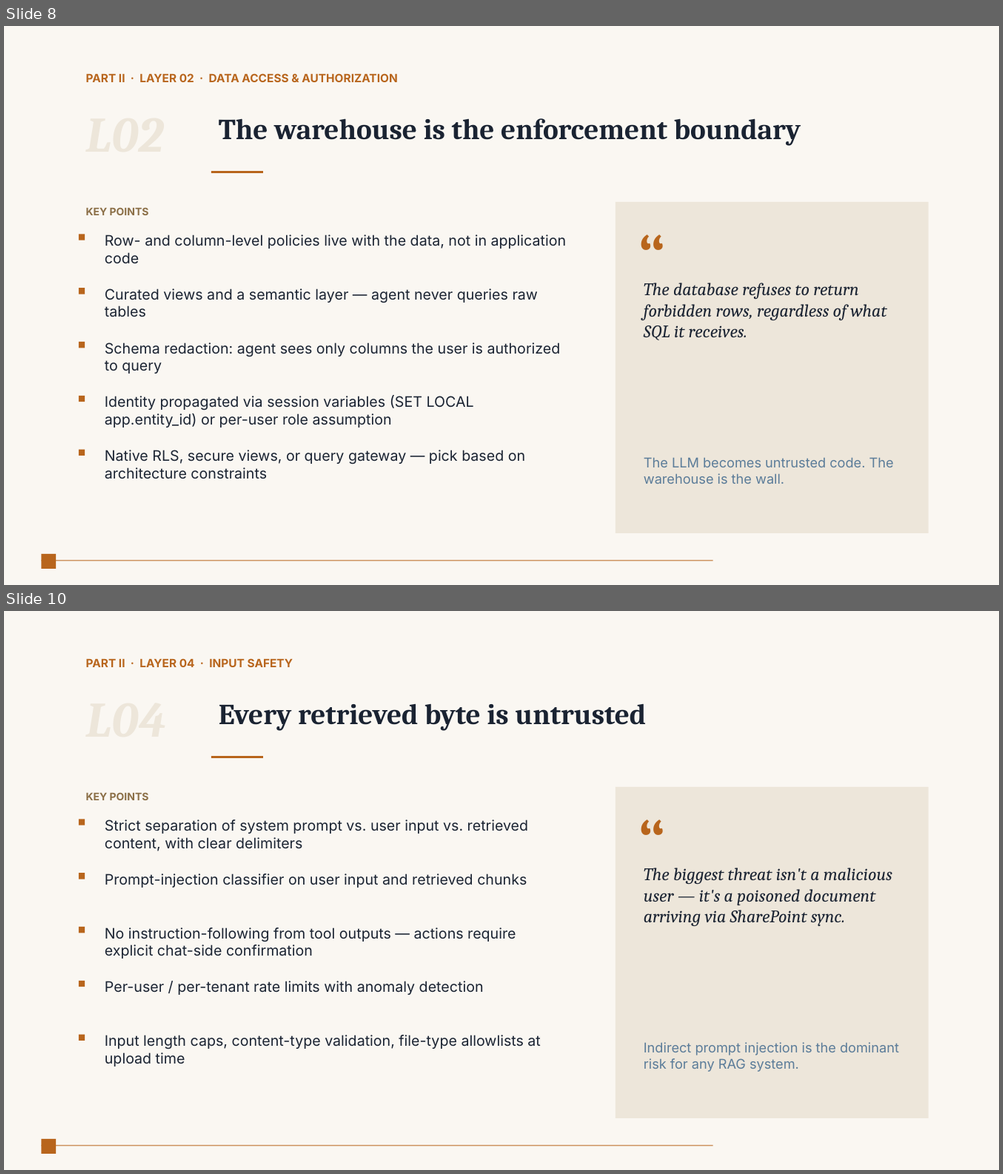
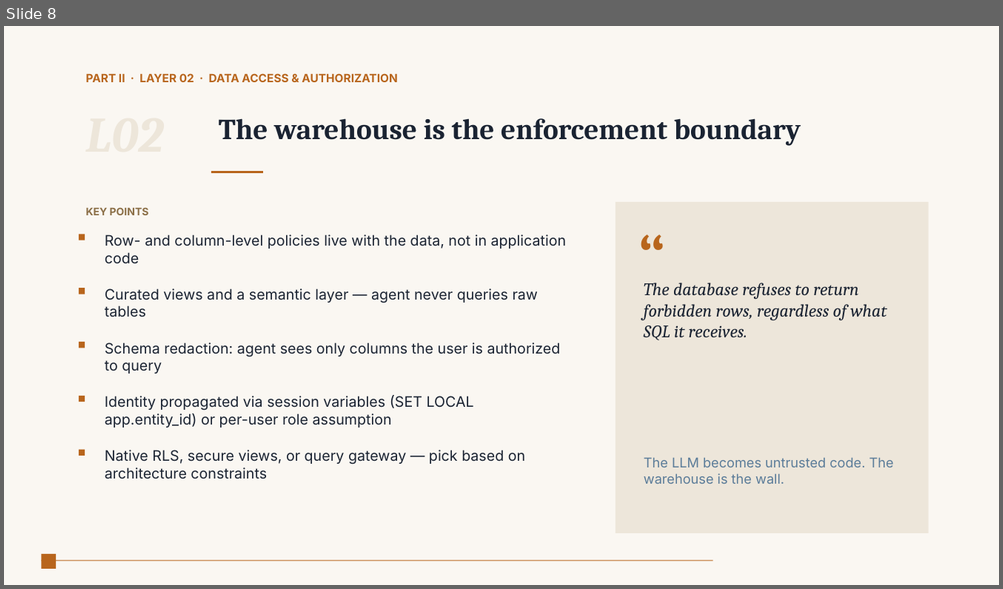
Before and after one commit to srsubramanian/AgentHub-Starter, a slide deck: Claude-by-Anthropic-for-PowerPoint.pptx. Shown one above the other, each under a label of ours: slides 8 and 10 before the commit, slide 8 after it; the slides between them are not shown. The pictures are 1003x1174 and 1003x589 pixels, drawn with LibreOffice and Linux fonts; fonts in the diff are those of the drawing. Boxes give left, top, right and bottom in pixels: in the first picture for what was removed or moved away, otherwise in the second. Text is boxed around its words. In the diff, an @@ line names an element or a change of style, - is before the commit and + after.

```diff
--- a/Claude-by-Anthropic-for-PowerPoint.pptx
+++ b/Claude-by-Anthropic-for-PowerPoint.pptx
@@ slide 10 removed at (4, 611, 999, 1170), background #FAF7F2; not listed: 2 template elements that a slide beside it also shows @@
@@ text removed at (86, 658, 293, 667) @@
-PART II · LAYER 04 · INPUT SAFETY
@@ text removed at (219, 703, 646, 731) @@
-Every retrieved byte is untrusted
@@ rectangle removed at (211, 756, 263, 758) @@
@@ rectangle removed at (615, 787, 928, 1119) @@
@@ text removed at (86, 792, 149, 800) @@
-KEY POINTS
@@ text removed at (631, 792, 693, 854) @@
-“
@@ rectangle removed at (79, 819, 85, 825) @@
@@ text removed at (105, 820, 528, 851) @@
-Strict separation of system prompt vs. user input vs. retrieved content, with clear delimiters
@@ rectangle removed at (79, 873, 85, 879) @@
@@ text removed at (105, 874, 526, 888) @@
-Prompt-injection classifier on user input and retrieved chunks
@@ text removed at (643, 868, 892, 926) @@
-The biggest threat isn't a malicious user — it's a poisoned document arriving via SharePoint sync.
@@ rectangle removed at (79, 927, 85, 934) @@
@@ text removed at (105, 928, 515, 959) @@
-No instruction-following from tool outputs — actions require explicit chat-side confirmation
@@ rectangle removed at (79, 981, 85, 987) @@
@@ text removed at (105, 981, 484, 995) @@
-Per-user / per-tenant rate limits with anomaly detection
@@ rectangle removed at (79, 1035, 85, 1041) @@
@@ text removed at (105, 1035, 540, 1064) @@
-Input length caps, content-type validation, file-type allowlists at upload time
@@ text removed at (643, 1042, 899, 1072) @@
-Indirect prompt injection is the dominant risk for any RAG system.
```
Also in this commit, not shown: 10 slides changed, 9 other slides removed, 2 other files.
